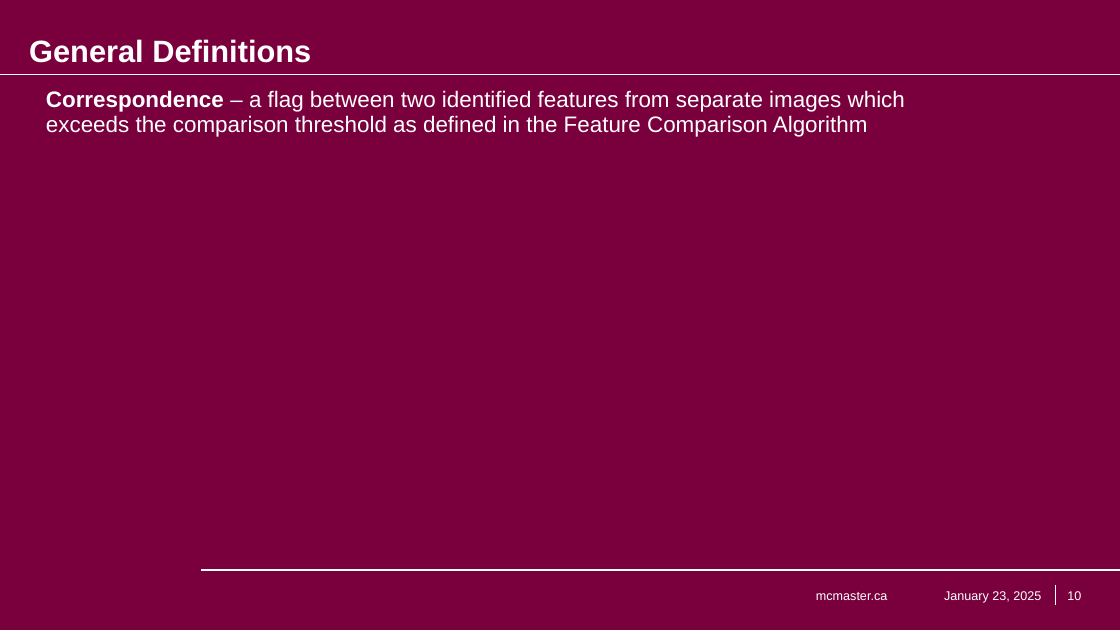
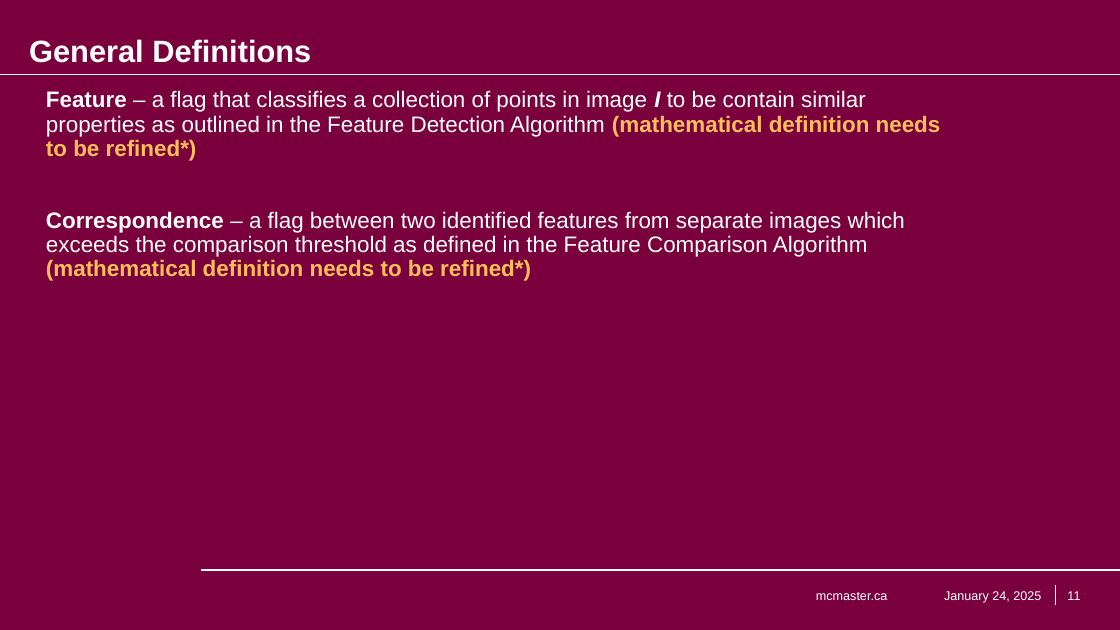
Before and after one commit to KiranSingh15/CAS-741-Image-Correspondences, a slide deck: slide 11 of docs/Presentations/SRS_Presentation/Kiran Singh - SRS Presentation - Image Feature Correspondences.pptx (slide 10 before the commit). Drawn at 1120x630 pixels with LibreOffice and Linux fonts; fonts in the diff are those of the drawing; background and template pictures are left out. Boxes give left, top, right and bottom in pixels: in the first picture for what was removed or moved away, otherwise in the second. Text is boxed around its words. In the diff, an @@ line names an element or a change of style, - is before the commit and + after.

```diff
--- a/docs/Presentations/SRS_Presentation/Kiran Singh - SRS Presentation - Image Feature Correspondences.pptx
+++ b/docs/Presentations/SRS_Presentation/Kiran Singh - SRS Presentation - Image Feature Correspondences.pptx
@@ text at box(46, 90, 941, 281): text changed @@
-Correspondence – a flag between two identified features from separate images which exceeds the comparison threshold as defined in the Feature Comparison Algorithm
+Feature – a flag that classifies a collection of points in image I to be contain similar properties as outlined in the Feature Detection Algorithm (mathematical definition needs to be refined*)
+Correspondence – a flag between two identified features from separate images which exceeds the comparison threshold as defined in the Feature Comparison Algorithm (mathematical definition needs to be refined*)
@@ text at box(944, 591, 1041, 603): text changed @@
-January 23, 2025
+January 24, 2025
@@ page number at box(1067, 591, 1080, 600): text changed @@
-10
+11
```
Also in this commit, not shown: 11 other slides changed, 1 slide added.
